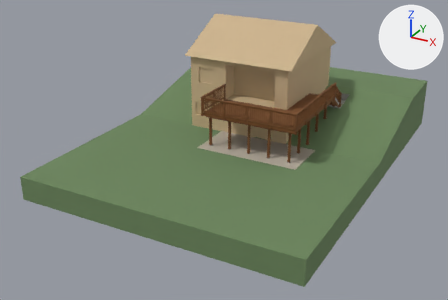
The glTF model bow-street-deck/deck.glb, before and after one commit.
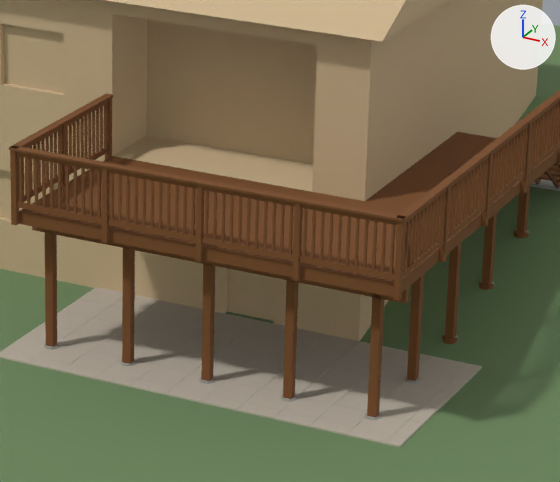
Each version appears first whole from a 50 mm camera at (19.5, -35.6, 16.4) aimed at (1.0, -2.0, -0.4), and next in a close-up on the part from 44% to 75% of the width and 20% to 59% of the height. Lighting does not change. The marker at upper right points along +X, +Y and +Z. The first two pictures are the older version. Vertices at exactly the same position are counted once.

Names of what the first close-up shows: 'Bow Street deck'.
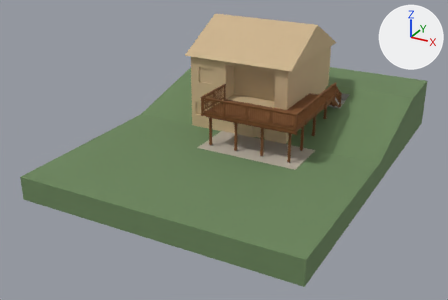
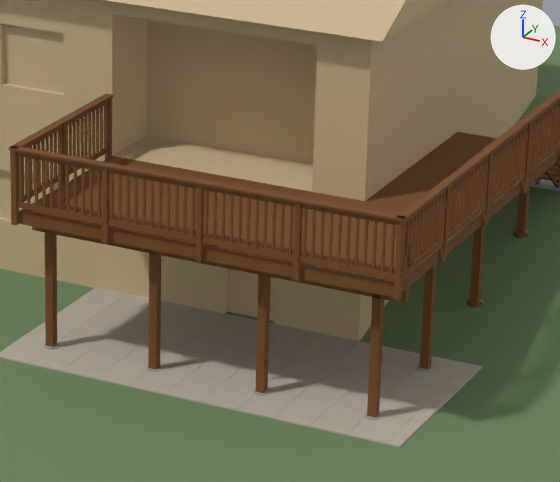
Diff of the bpy script that builds the scene:
```diff
--- a/bow-street-deck/deck.glb.py
+++ b/bow-street-deck/deck.glb.py
@@ me_mesh_0 @@
 # used by ob_bow_street_deck; location = (0.0, 0.0, 0.0)
-me_mesh_0.from_pydata(...)  # 3093 vertices, 4918 faces, 4757 loose edges; spans x -7.3..11.0, y -12.2..12.5, z -1.5..7.3
+me_mesh_0.from_pydata(...)  # 3025 vertices, 4790 faces, 4643 loose edges; spans x -7.3..11.0, y -12.2..12.5, z -1.5..7.3
+# me_mesh_0 part 1: the loose piece of 34 vertices spanning x 5.8..6.1, y -1.2..-0.9, z -1.0..0.1 is moved by (0.0, 0.5, 0.0)
+# me_mesh_0 part 2: the loose piece of 8 vertices spanning x 4.5..4.6, y -2.7..-2.5, z 0.1..2.0 is moved by (-0.5, 0.0, 0.0)
+# me_mesh_0 part 3: the loose piece of 34 vertices spanning x 4.4..4.7, y -2.7..-2.5, z -1.0..0.1 is moved by (-0.5, 0.0, 0.0)
+# me_mesh_0 part 4: the loose piece of 8 vertices spanning x 1.6..1.8, y -2.7..-2.5, z 0.1..2.0 is moved by (0.5, 0.0, 0.0)
+# me_mesh_0 part 5: the loose piece of 34 vertices spanning x 5.8..6.1, y 2.0..2.2, z -0.5..0.6 is moved by (0.0, -0.5, -0.1)
+# me_mesh_0 part 6: the loose piece of 8 vertices spanning x 5.9..6.0, y -1.1..-1.0, z 0.1..2.0 is moved by (0.0, 0.5, 0.0)
+# me_mesh_0 part 7: the loose piece of 34 vertices spanning x 1.6..1.8, y -2.7..-2.5, z -1.0..0.1 is moved by (0.5, 0.0, 0.0)
+# me_mesh_0 part 8: the loose piece of 8 vertices spanning x 5.9..6.0, y 2.0..2.2, z 0.6..2.0 is moved by (0.0, -0.5, -0.1)
+# me_mesh_0 part 9: 6 loose pieces with 100 vertices, spanning x 2.8..6.2, y -2.9..0.8, z -1.2..2.0, are deleted
+# other edits to the shape of me_mesh_0 do not show in these pictures
 me_mesh_0.materials.append(mat_yard)
```

Boxes [x1, y1, x2, y2] around the edits, measured in the close-ups (560 x 482 px; the box of a moved part takes in the faces that stretch with it):
part 1 of me_mesh_0, moved or reshaped: before [405, 376, 421, 383]; after [417, 364, 433, 372]
part 2 of me_mesh_0, moved or reshaped: before [283, 280, 299, 399]; after [255, 275, 271, 393]
part 3 of me_mesh_0, moved or reshaped: before [281, 395, 297, 402]; after [253, 389, 270, 395]
part 4 of me_mesh_0, moved or reshaped: before [122, 248, 135, 364]; after [148, 253, 161, 369]
part 5 of me_mesh_0, moved or reshaped: before [479, 280, 495, 290]; after [467, 298, 483, 308]
part 6 of me_mesh_0, moved or reshaped: before [407, 274, 424, 381]; after [420, 263, 437, 369]
part 7 of me_mesh_0, moved or reshaped: before [120, 360, 136, 366]; after [146, 365, 162, 372]
part 8 of me_mesh_0, moved or reshaped: before [481, 213, 497, 285]; after [469, 226, 485, 302]
part 9 of me_mesh_0, deleted: before [199, 242, 462, 384]
